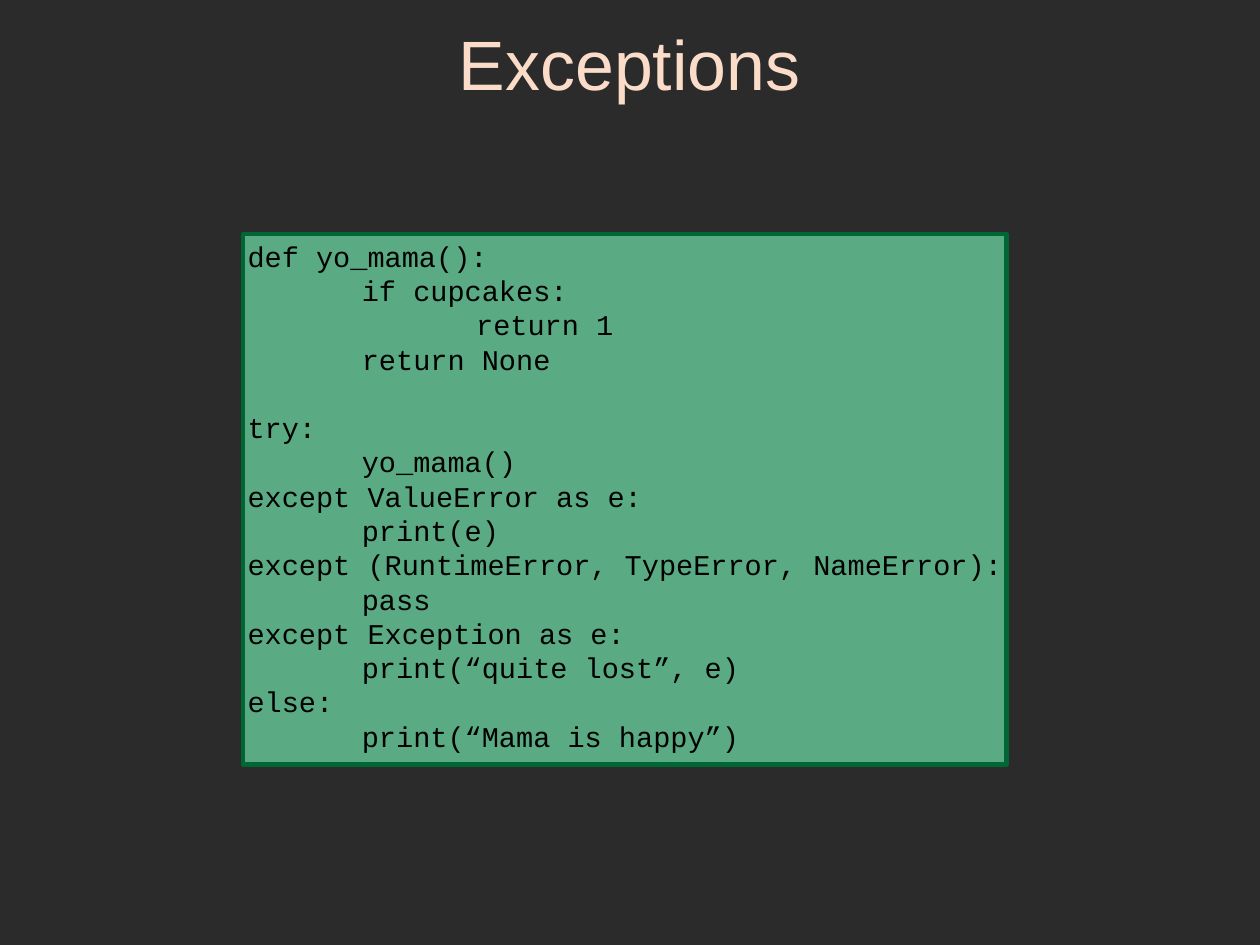
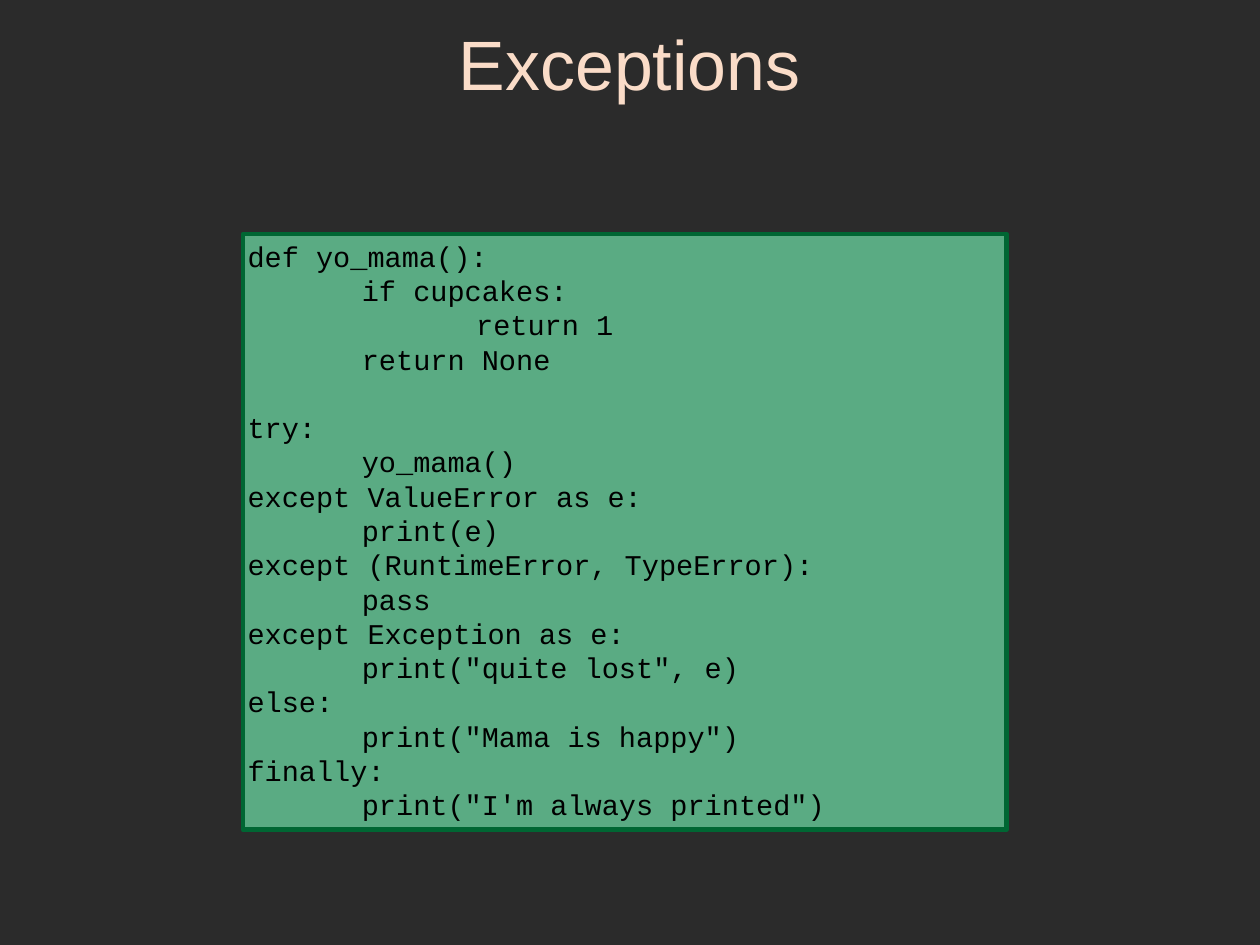
Before and after one commit to sphaero/workshops, a slide deck: slide 55 of PythonFu/presentation.odp (slide 47 before the commit). Drawn at 1260x945 pixels with LibreOffice and Linux fonts; fonts in the diff are those of the drawing; background and template pictures are left out; a plain dark background stands for a picture behind light text. Boxes give left, top, right and bottom in pixels: in the first picture for what was removed or moved away, otherwise in the second. Text is boxed around its words. In the diff, an @@ line names an element or a change of style, - is before the commit and + after.

```diff
--- a/PythonFu/presentation.odp
+++ b/PythonFu/presentation.odp
@@ rectangle "def yo_mama():": place and size @@
-rectangle "def yo_mama():" at box(244, 234, 1007, 765)
+rectangle "def yo_mama():" at box(244, 234, 1007, 830)
@@ text in rectangle at box(248, 555, 814, 581): text changed @@
-except (RuntimeError, TypeError, NameError):
+except (RuntimeError, TypeError):
@@ text in rectangle at box(362, 658, 739, 684): text changed @@
-print(“quite lost”, e)
+print("quite lost", e)
@@ text in rectangle at box(248, 726, 824, 821): text changed @@
-print(“Mama is happy”)
+print("Mama is happy")
+finally:
+print("I'm always printed")
```
Also in this commit, not shown: 8 other slides changed, 10 slides added, 1 slide removed, 2 other files.
